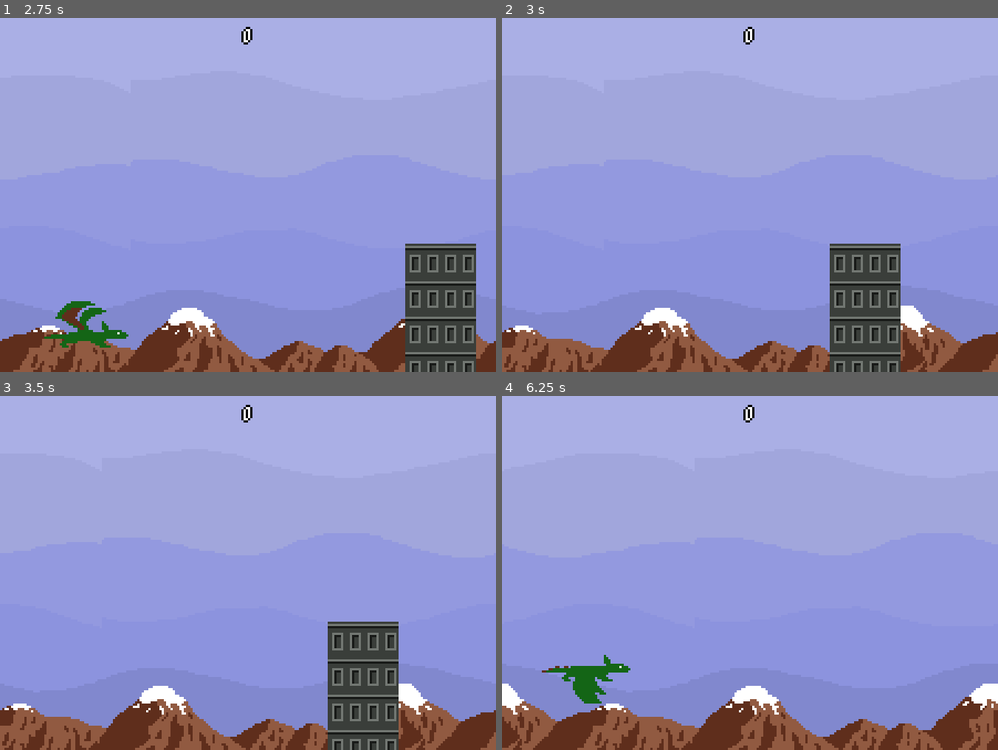
Above: before the commit, frames 1-4 (two rows, left to right).
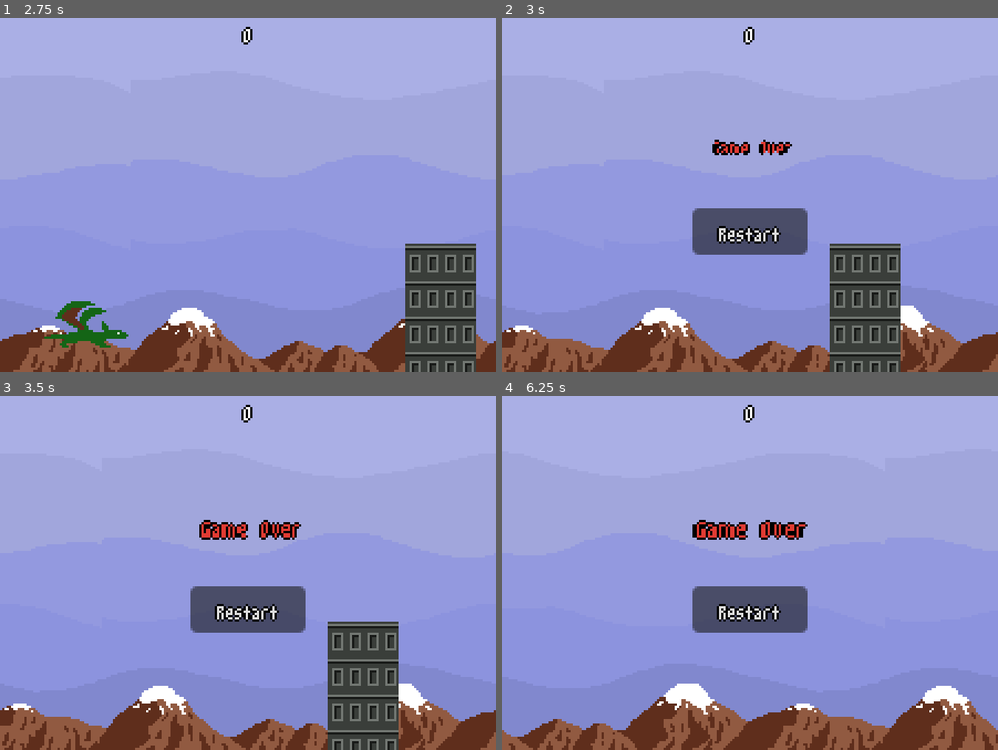
Above: after the commit, the same moments.

Repository: lemmtopia/flappy-dragon-godot
Game: Godot game, scene res://scenes/main.tscn
Two runs of this game, one before a commit and one after it. Both use one fixed random seed, a clock stepped at 60 frames per second and the inputs below.
Inputs (mouse positions are in pixels of both pictures, inside the frame that each line leads up to):
- Up to frame 1 (2.75 s): tap Space (flap) at 0.77, 1.07, 1.52, 1.82 s
- Up to frame 2 (3 s): no input
- Up to frame 3 (3.5 s): tap Space (flap) at 3.02, 3.32 s
- Up to frame 4 (6.25 s): click (750, 608) at 3.5 s, where only the run after the commit has a clickable "Restart"; tap Space (flap) at 4.52, 4.82, 6.02 s; click (750, 608) at 5 s, where only the run after the commit has a clickable "Restart"

Frame 1 is identical in both runs. In frame 2, 3.5% of the frame differs, in the area x 38-62%, y 34-67%; in frame 3, 3.8%; in frame 4, 15%, in the area x 0-100%, y 35-100%.

Commit message:
Add game over screen

Diff:
--- a/flappy-dragon/scenes/dragon.tscn
+++ b/flappy-dragon/scenes/dragon.tscn
@@ -4,10 +4,10 @@
 [ext_resource type="Texture2D" uid="uid://bjs3xi0i3sel4" path="res://assets/dragon.png" id="1_vfigm"]
 
 [sub_resource type="RectangleShape2D" id="RectangleShape2D_5q8uj"]
-size = Vector2(24, 6)
+size = Vector2(20, 6)
 
 [sub_resource type="RectangleShape2D" id="RectangleShape2D_lmr38"]
-size = Vector2(26, 8)
+size = Vector2(22, 8)
 
 [node name="Dragon" type="CharacterBody2D"]
 z_index = 10
--- /dev/null
+++ b/flappy-dragon/scenes/game_over.tscn
@@ -0,0 +1,88 @@
+[gd_scene load_steps=7 format=3 uid="uid://dbkpidto345ti"]
+
+[ext_resource type="Script" uid="uid://cklqk8uh3ap5h" path="res://scripts/game_over.gd" id="1_tbwuq"]
+[ext_resource type="Theme" uid="uid://bl4hu5la863p3" path="res://themes/label.tres" id="1_xeevv"]
+[ext_resource type="Theme" uid="uid://42um7cqohplm" path="res://themes/button.tres" id="2_wqhvx"]
+
+[sub_resource type="Animation" id="Animation_wqhvx"]
+resource_name = "game_over"
+step = 0.1
+tracks/0/type = "value"
+tracks/0/imported = false
+tracks/0/enabled = true
+tracks/0/path = NodePath("TitleLabel:scale")
+tracks/0/interp = 1
+tracks/0/loop_wrap = true
+tracks/0/keys = {
+"times": PackedFloat32Array(0, 0.2, 0.4, 0.6, 1),
+"transitions": PackedFloat32Array(1, 1, 1, 1, 1),
+"update": 0,
+"values": [Vector2(0.9, 0.8), Vector2(1, 1), Vector2(1.5, 1.3), Vector2(1, 1), Vector2(2, 2)]
+}
+
+[sub_resource type="Animation" id="Animation_xeevv"]
+length = 0.001
+tracks/0/type = "value"
+tracks/0/imported = false
+tracks/0/enabled = true
+tracks/0/path = NodePath("TitleLabel:scale")
+tracks/0/interp = 1
+tracks/0/loop_wrap = true
+tracks/0/keys = {
+"times": PackedFloat32Array(0),
+"transitions": PackedFloat32Array(1),
+"update": 0,
+"values": [Vector2(0.9, 0.8)]
+}
+
+[sub_resource type="AnimationLibrary" id="AnimationLibrary_tbwuq"]
+_data = {
+&"RESET": SubResource("Animation_xeevv"),
+&"game_over": SubResource("Animation_wqhvx")
+}
+
+[node name="GameOver" type="CanvasLayer"]
+script = ExtResource("1_tbwuq")
+
+[node name="TitleLabel" type="Label" parent="."]
+anchors_preset = 8
+anchor_left = 0.5
+anchor_top = 0.5
+anchor_right = 0.5
+anchor_bottom = 0.5
+offset_left = -24.0
+offset_top = -33.5
+offset_right = 28.0
+offset_bottom = -10.5
+grow_horizontal = 2
+grow_vertical = 2
+scale = Vector2(0.9, 0.8)
+pivot_offset = Vector2(26, 10)
+theme = ExtResource("1_xeevv")
+theme_override_colors/font_color = Color(0.88235295, 0.23137255, 0.2, 1)
+text = "Game Over"
+horizontal_alignment = 1
+vertical_alignment = 1
+
+[node name="RestartButton" type="Button" parent="."]
+anchors_preset = 8
+anchor_left = 0.5
+anchor_top = 0.5
+anchor_right = 0.5
+anchor_bottom = 0.5
+offset_left = -26.0
+offset_top = 5.5
+offset_right = 26.0
+offset_bottom = 26.5
+grow_horizontal = 2
+grow_vertical = 2
+theme = ExtResource("2_wqhvx")
+text = "Restart"
+
+[node name="AnimationPlayer" type="AnimationPlayer" parent="."]
+libraries = {
+&"": SubResource("AnimationLibrary_tbwuq")
+}
+autoplay = "game_over"
+
+[connection signal="pressed" from="RestartButton" to="." method="_on_restart_button_pressed"]
--- a/flappy-dragon/scenes/main.tscn
+++ b/flappy-dragon/scenes/main.tscn
@@ -1,14 +1,16 @@
-[gd_scene load_steps=6 format=3 uid="uid://br0n6k6fk4p1e"]
+[gd_scene load_steps=7 format=3 uid="uid://br0n6k6fk4p1e"]
 
 [ext_resource type="Script" uid="uid://cy6lwjnaegapl" path="res://scripts/main.gd" id="1_jyhfs"]
 [ext_resource type="Texture2D" uid="uid://djsmm1fvayngy" path="res://assets/sky.png" id="1_o5qli"]
 [ext_resource type="PackedScene" uid="uid://bh5xq71erjeow" path="res://scenes/dragon.tscn" id="2_0wfyh"]
 [ext_resource type="PackedScene" uid="uid://drxp8ydvq73vg" path="res://scenes/building.tscn" id="3_sugp2"]
+[ext_resource type="PackedScene" uid="uid://dbkpidto345ti" path="res://scenes/game_over.tscn" id="3_tefeu"]
 [ext_resource type="Theme" uid="uid://bl4hu5la863p3" path="res://themes/label.tres" id="5_tbgi4"]
 
 [node name="Main" type="Node2D"]
 script = ExtResource("1_jyhfs")
 building_scene = ExtResource("3_sugp2")
+game_over_scene = ExtResource("3_tefeu")
 
 [node name="ParallaxBackground" type="ParallaxBackground" parent="."]
 
@@ -22,9 +24,6 @@
 
 [node name="Dragon" parent="." instance=ExtResource("2_0wfyh")]
 position = Vector2(38, 70)
-
-[node name="RestartTimer" type="Timer" parent="."]
-one_shot = true
 
 [node name="BuildingTimer" type="Timer" parent="."]
 wait_time = 2.0
@@ -46,5 +45,4 @@
 
 [connection signal="start_game" from="." to="." method="_on_start_game"]
 [connection signal="hit" from="Dragon" to="." method="_on_dragon_hit"]
-[connection signal="timeout" from="RestartTimer" to="." method="_on_restart_timer_timeout"]
 [connection signal="timeout" from="BuildingTimer" to="." method="_on_building_timer_timeout"]
--- /dev/null
+++ b/flappy-dragon/scripts/game_over.gd
@@ -0,0 +1,6 @@
+extends CanvasLayer
+
+signal restart_game
+
+func _on_restart_button_pressed() -> void:
+	restart_game.emit()
--- a/flappy-dragon/scripts/main.gd
+++ b/flappy-dragon/scripts/main.gd
@@ -3,11 +3,11 @@
 signal start_game
 
 @onready var parallax_background: ParallaxBackground = $ParallaxBackground
-@onready var restart_timer: Timer = $RestartTimer
 @onready var building_timer: Timer = $BuildingTimer
 @onready var score_label: Label = $CanvasLayer/ScoreLabel
 
 @export var building_scene : PackedScene
+@export var game_over_scene : PackedScene
 @export var scroll_speed : float = 60
 
 var score : int = 0
@@ -19,11 +19,14 @@
 	parallax_background.scroll_offset.x -= scroll_speed * delta
 
 func _on_dragon_hit() -> void:
-	restart_timer.start()
+	var game_over = game_over_scene.instantiate()
+	game_over.connect("restart_game", _on_game_over_restart_game)
+	add_child(game_over)
+
 	building_timer.stop()
 	scroll_speed = 0
 
-func _on_restart_timer_timeout() -> void:
+func _on_game_over_restart_game() -> void:
 	get_tree().reload_current_scene()
 
 func _on_start_game() -> void:
@@ -31,7 +34,7 @@
 
 func _on_building_timer_timeout() -> void:
 	var building = building_scene.instantiate()
-	var is_top_building : bool = [false, true].pick_random()
+	var is_top_building : bool = [false, false, false, true, true].pick_random()
 
 	var y_position = randf_range(126, 98)
 
--- /dev/null
+++ b/flappy-dragon/themes/button.tres
@@ -0,0 +1,9 @@
+[gd_resource type="Theme" load_steps=2 format=3 uid="uid://42um7cqohplm"]
+
+[ext_resource type="FontFile" uid="uid://ikyv5qt4lrmq" path="res://assets/m3x6.ttf" id="1_dpjbf"]
+
+[resource]
+default_font = ExtResource("1_dpjbf")
+default_font_size = 16
+Button/constants/outline_size = 2
+Button/fonts/font = ExtResource("1_dpjbf")
Not shown, added: flappy-dragon/scripts/game_over.gd.uid
